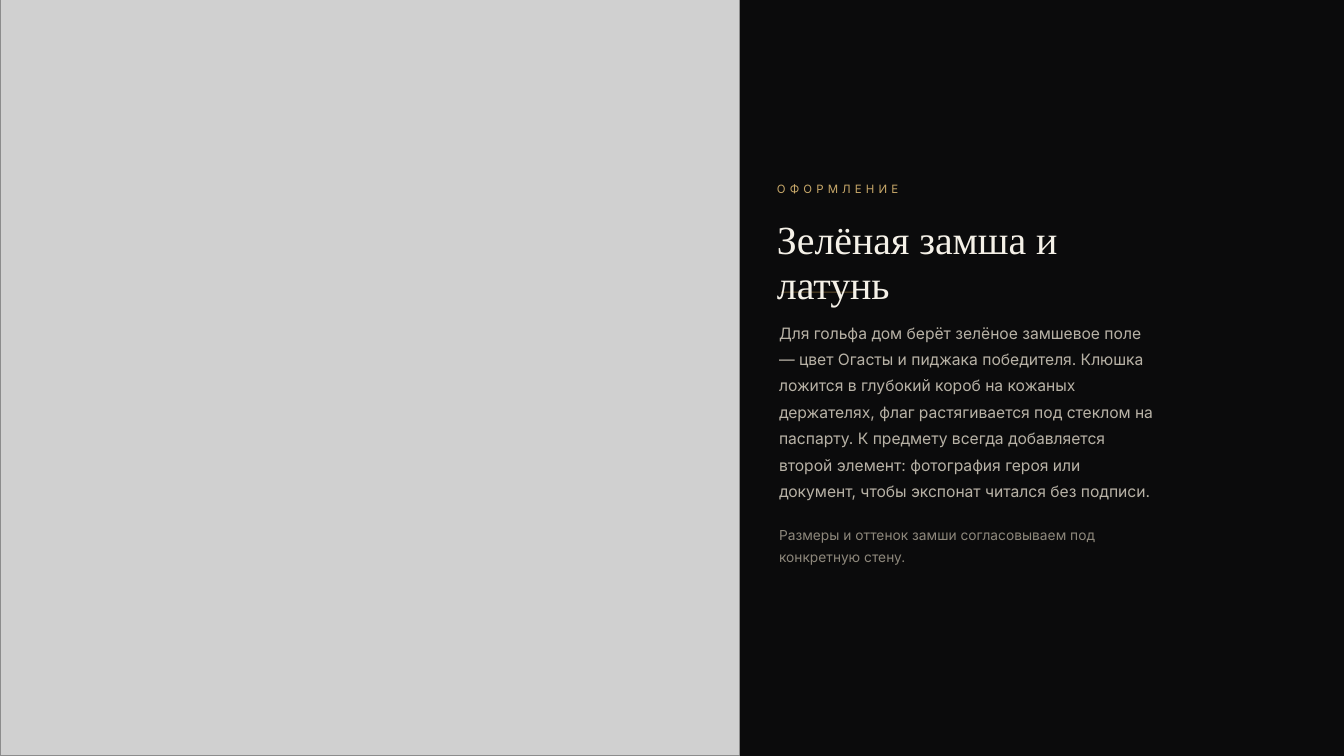
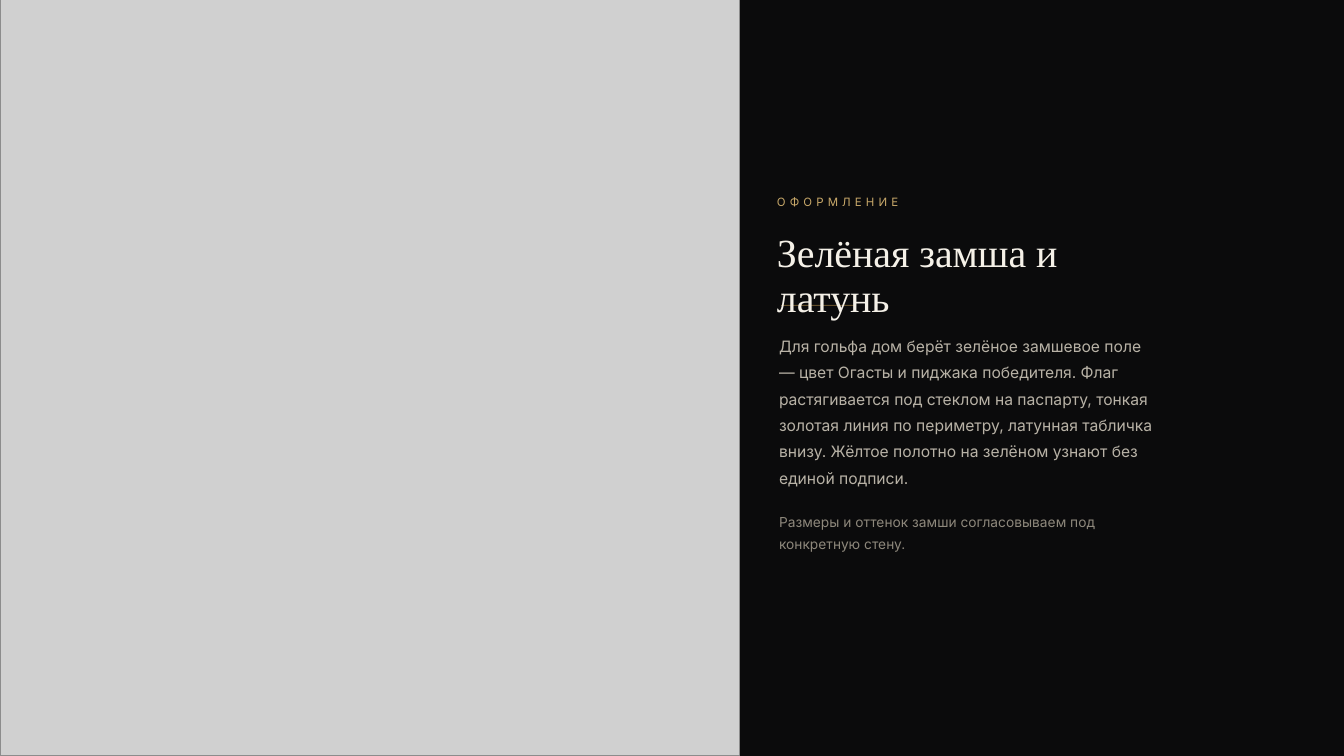
Before and after one commit to VashikMart/relictum, a slide deck: slide 16 of 17_stargift/STARGIFT_Golf.pptx. Drawn at 1344x756 pixels with LibreOffice and Linux fonts; fonts in the diff are those of the drawing; grey boxes stand for pictures. Boxes give left, top, right and bottom in pixels: in the first picture for what was removed or moved away, otherwise in the second. Text is boxed around its words. In the diff, an @@ line names an element or a change of style, - is before the commit and + after.

```diff
--- a/17_stargift/STARGIFT_Golf.pptx
+++ b/17_stargift/STARGIFT_Golf.pptx
@@ 2 texts, 1 rectangle: place and size @@
-2 texts, 1 rectangle at (777, 184, 1057, 307)
+2 texts, 1 rectangle at (777, 197, 1057, 320)
@@ text at (779, 340, 1152, 487): text changed @@
-Для гольфа дом берёт зелёное замшевое поле — цвет Огасты и пиджака победителя. Клюшка ложится в глубокий короб на кожаных держателях, флаг растягивается под стеклом на паспарту. К предмету всегда добавляется второй элемент: фотография героя или документ, чтобы экспонат читался без подписи.
+Для гольфа дом берёт зелёное замшевое поле — цвет Огасты и пиджака победителя. Флаг растягивается под стеклом на паспарту, тонкая золотая линия по периметру, латунная табличка внизу. Жёлтое полотно на зелёном узнают без единой подписи.
@@ text "Размеры и оттенок замши согласовываем ...": place and size @@
-text "Размеры и оттенок замши согласовываем ..." at (779, 530, 1095, 565)
+text "Размеры и оттенок замши согласовываем ..." at (779, 517, 1095, 552)
```
Also in this commit, not shown: 1 slide added, 1 slide removed, 34 other files.
